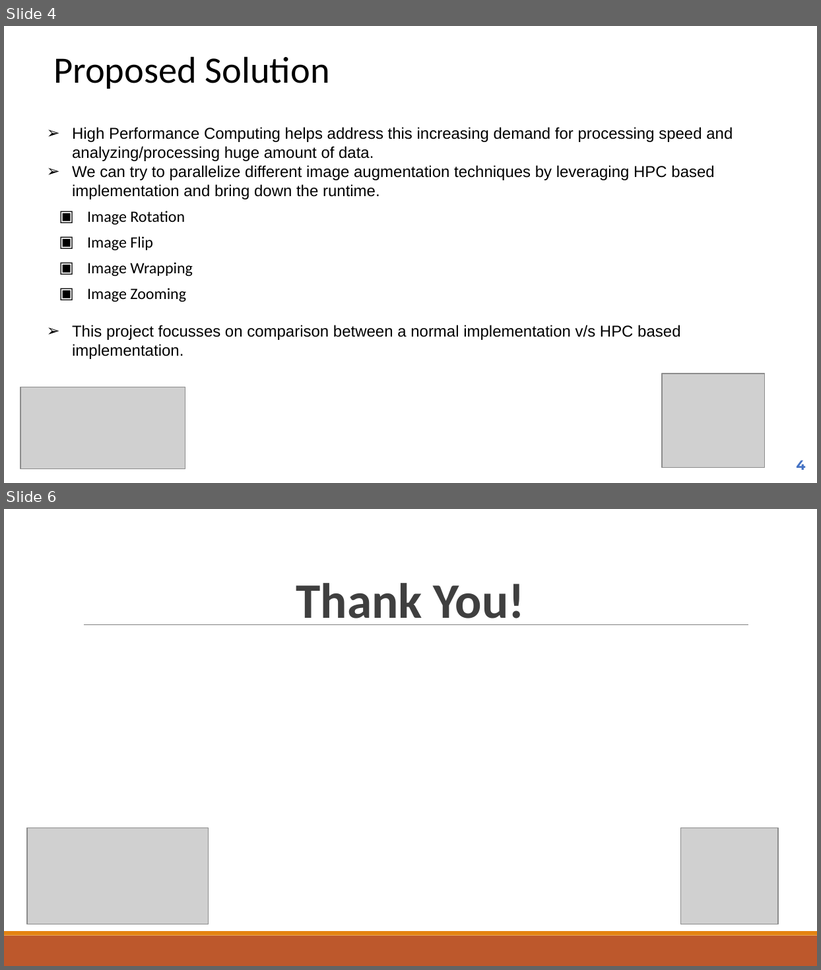
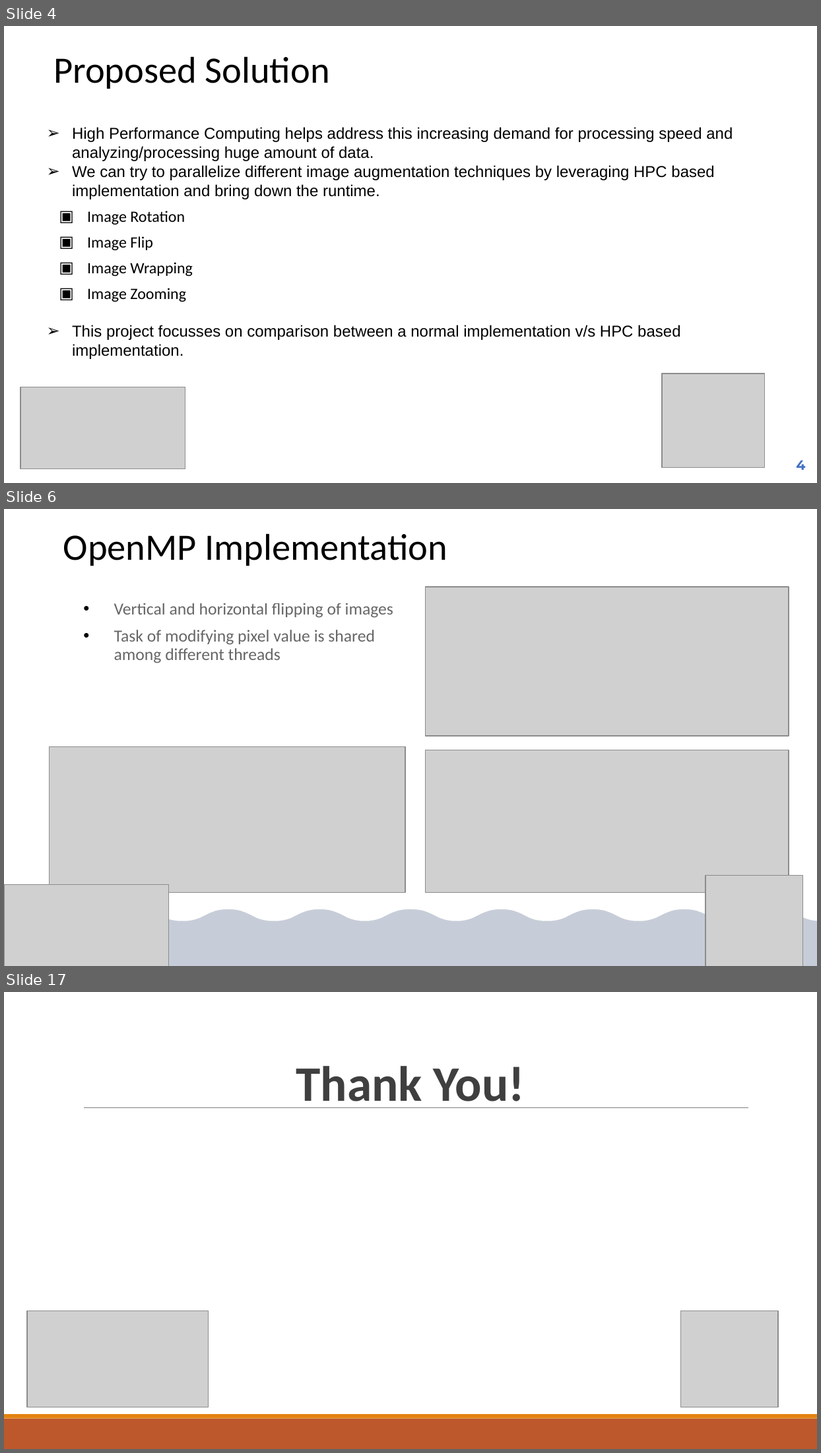
Before and after one commit to prakash90om/MLOps_Demo_hpc, a slide deck: doc/MLOps_HPC_Image_Processing_Presentation.pptx. Shown one above the other, each under a label of ours: slides 4 and 6 before the commit, slides 4, 6 and 17 after it; the slides between them are not shown. The pictures are 821x970 and 821x1453 pixels, drawn with LibreOffice and Linux fonts; fonts in the diff are those of the drawing; grey boxes stand for pictures. Boxes give left, top, right and bottom in pixels: in the first picture for what was removed or moved away, otherwise in the second. Text is boxed around its words. In the diff, an @@ line names an element or a change of style, - is before the commit and + after.

```diff
--- a/doc/MLOps_HPC_Image_Processing_Presentation.pptx
+++ b/doc/MLOps_HPC_Image_Processing_Presentation.pptx
@@ slide 6 added at (4, 509, 817, 966), background #FFFFFF @@
@@ rectangle added at (4, 509, 817, 966), fill #FFFFFF @@
@@ rectangle added at (4, 509, 817, 966), fill #203864 at 25% opacity @@
@@ freeform shape added at (4, 509, 817, 946), fill #FFFFFF @@
@@ title added at (63, 533, 448, 566), 33 pt, text #000000 @@
+OpenMP Implementation
@@ picture added at (425, 587, 789, 736) @@
@@ text added at (114, 603, 393, 663), 15 pt, text #000000 at 60% opacity @@
+• Vertical and horizontal flipping of images
+• Task of modifying pixel value is shared among different threads
@@ picture added at (49, 747, 405, 893) @@
@@ picture added at (425, 751, 789, 893) @@
@@ picture added at (4, 885, 169, 966) @@
@@ picture added at (706, 876, 803, 966) @@
@@ what was slide 6 is now slide 17 @@
```
Also in this commit, not shown: 1 slide changed, 10 other slides added.
